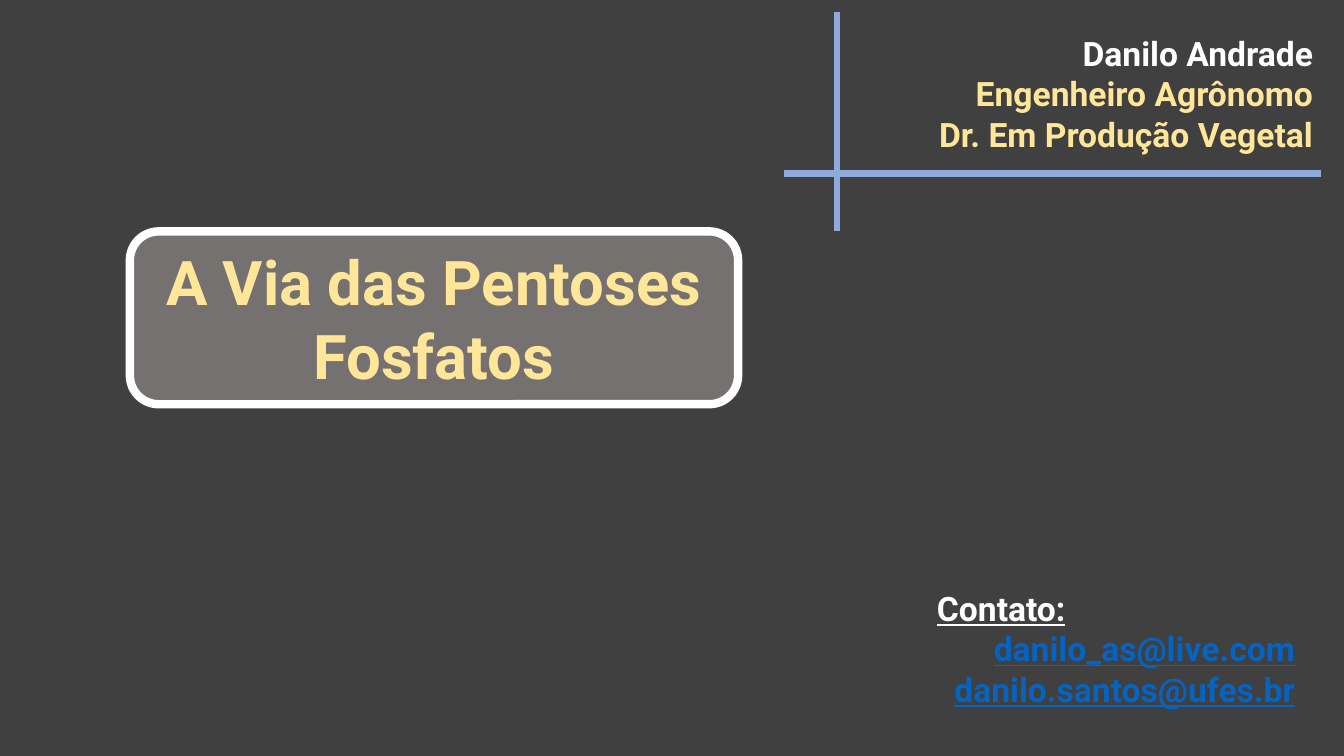
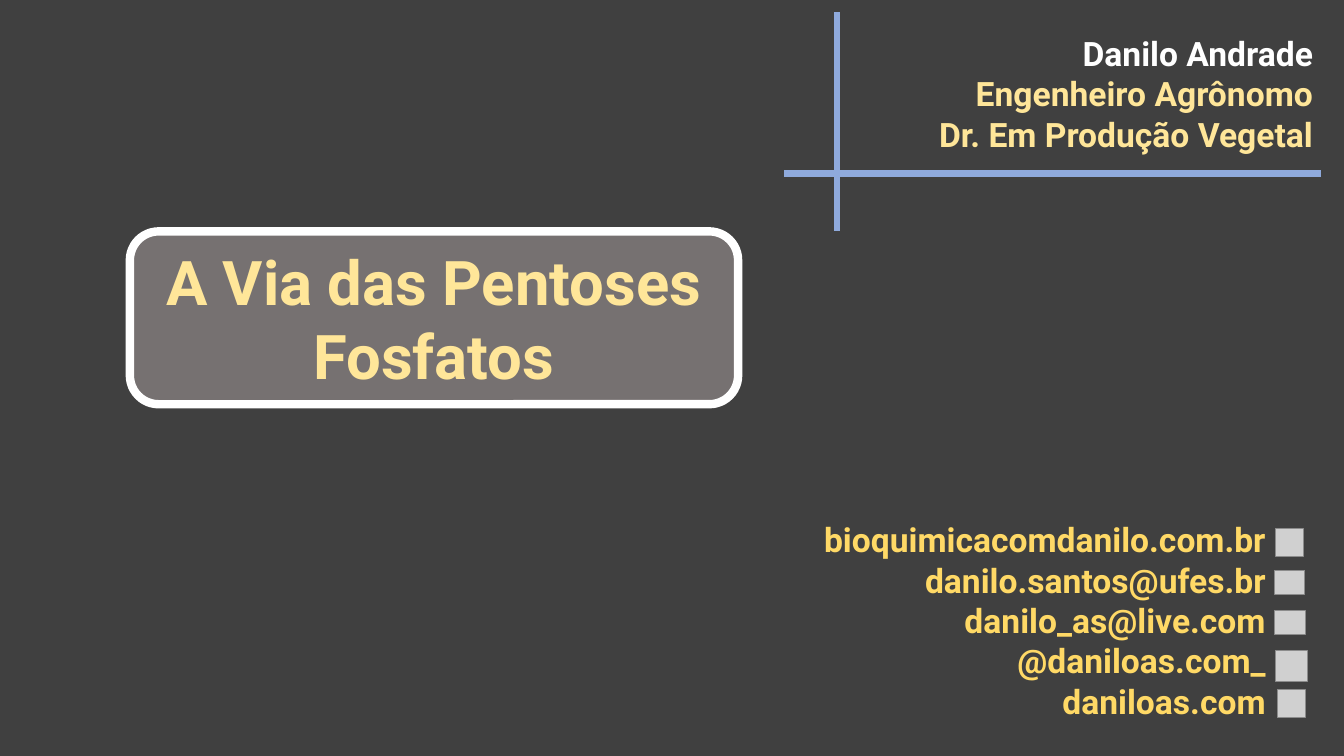
Before and after one commit to daniloasdotcom/Bioquimica-com-Danilo, a slide deck: slide 1 of static/aulas/via_das_pentoses.pptx. Drawn at 1344x756 pixels with LibreOffice and Linux fonts; fonts in the diff are those of the drawing; grey boxes stand for pictures. Boxes give left, top, right and bottom in pixels: in the first picture for what was removed or moved away, otherwise in the second. Text is boxed around its words. In the diff, an @@ line names an element or a change of style, - is before the commit and + after.

```diff
--- a/static/aulas/via_das_pentoses.pptx
+++ b/static/aulas/via_das_pentoses.pptx
@@ text added at [824,527,1266,715], 24 pt, text #FFD966, bold @@
+bioquimicacomdanilo.com.br
+danilo.santos@ufes.br
+danilo_as@live.com
+@daniloas.com_
+daniloas.com
@@ picture added at [1275,528,1304,557] @@
@@ text removed at [937,597,1295,710] @@
-Contato:
-danilo_as@live.com
-danilo.santos@ufes.br
@@ picture added at [1274,571,1306,595] @@
@@ picture added at [1274,611,1306,635] @@
@@ picture added at [1275,650,1307,682] @@
@@ picture added at [1277,690,1306,718] @@
```
Also in this commit, not shown: 2 other slides changed, 2 slides added, 1 slide removed, 8 other files.
